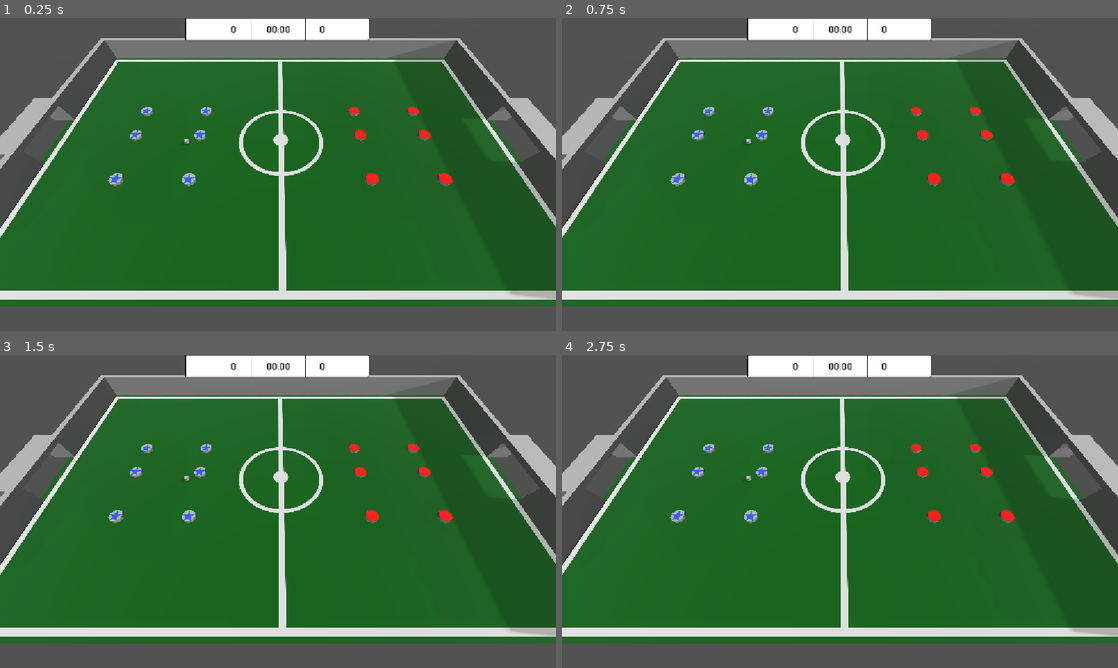
Above: before the commit, frames 1-4 (two rows, left to right).
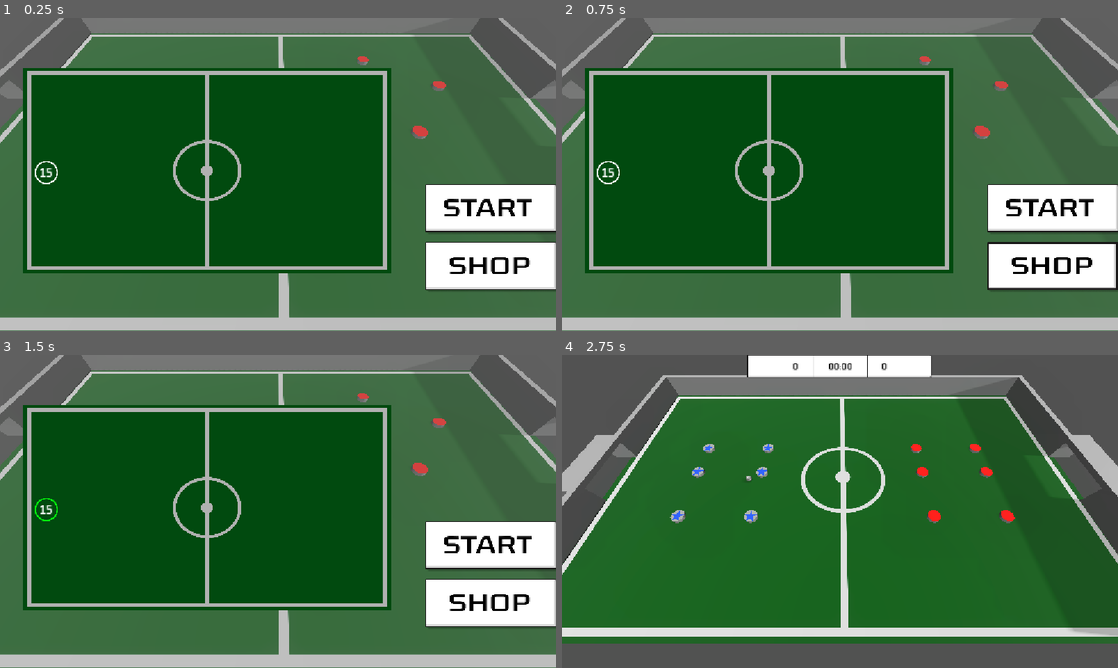
Above: after the commit, the same moments.

Repository: NevenIlincic/Disky_Football
Game: Godot game, scene res://Scenes/Menus/Menu_Scene.tscn
The game is run twice, just before and just after one commit, with the same random seed, the same clock (stepped at 60 frames per second) and the same inputs. Before the commit the project starts from res://Scenes/Test_Scene.tscn.
Inputs (mouse positions are in pixels of both pictures, inside the frame that each line leads up to):
- Up to frame 1 (0.25 s): no input
- Up to frame 2 (0.75 s): click (1056, 268) at 0.52 s
- Up to frame 3 (1.5 s): click (44, 508) at 1.27 s
- Up to frame 4 (2.75 s): click (1056, 545) at 2.02 s

The runs differ from the first frame. In frame 1, 92% of the frame differs, in the area x 0-100%, y 0-100%; in frame 2, 92%; in frame 3, 92%; in frame 4, nothing differs.

Commit message:
[ADD] Main menu

Diff:
--- /dev/null
+++ b/Scenes/Level_Selection_Button/Level_Selection_Button.tscn
@@ -0,0 +1,24 @@
+[gd_scene format=3 uid="uid://c50ttf4dwnk5i"]
+
+[ext_resource type="Texture2D" uid="uid://droocj2ieyj6m" path="res://Sprites/Level_Spot/Level_Spot_Enabled.png" id="1_eq0g1"]
+[ext_resource type="Texture2D" uid="uid://csvfojstjb6f6" path="res://Sprites/Level_Spot/Level_Spot_Pressed.png" id="2_663p4"]
+[ext_resource type="Texture2D" uid="uid://cc6lt0bitkwt" path="res://Sprites/Level_Spot/Level_Spot_Hovered.png" id="2_n0uc7"]
+
+[node name="LevelSelectionButton" type="Node2D" unique_id=783150541]
+
+[node name="TextureButton" type="TextureButton" parent="." unique_id=31489568]
+offset_right = 48.0
+offset_bottom = 48.0
+texture_normal = ExtResource("1_eq0g1")
+texture_pressed = ExtResource("2_663p4")
+texture_hover = ExtResource("2_n0uc7")
+ignore_texture_size = true
+stretch_mode = 0
+
+[node name="Level_Number" type="Label" parent="." unique_id=151643344]
+offset_right = 48.0
+offset_bottom = 48.0
+theme_override_font_sizes/font_size = 24
+text = "15"
+horizontal_alignment = 1
+vertical_alignment = 1
--- /dev/null
+++ b/Scenes/Menus/Menu_Scene.tscn
@@ -0,0 +1,359 @@
+[gd_scene format=3 uid="uid://ccs2kesfln08v"]
+
+[ext_resource type="Script" uid="uid://bwpmgrxdicq3g" path="res://Scenes/Menus/menu_scene.gd" id="1_i8opw"]
+[ext_resource type="PackedScene" uid="uid://duc7fboo8raui" path="res://Scenes/Ball/Ball.tscn" id="2_7nl4j"]
+[ext_resource type="PackedScene" uid="uid://d1w5ccem33kle" path="res://Scenes/Player/Player.tscn" id="3_ntokn"]
+[ext_resource type="Texture2D" uid="uid://c0rua6goc4v3e" path="res://Sprites/Football_Field (5).png" id="4_26fja"]
+[ext_resource type="Texture2D" uid="uid://bm16mthdqyvdl" path="res://Sprites/Effects/alpha/circle_04_a.png" id="5_23287"]
+[ext_resource type="PackedScene" uid="uid://drhkcd78218ty" path="res://Scenes/Enemy/Enemy.tscn" id="6_0s8ga"]
+[ext_resource type="PackedScene" uid="uid://cctmr66sccguo" path="res://Scenes/Goal/Goal.tscn" id="7_i8opw"]
+[ext_resource type="Texture2D" uid="uid://dc4d7tqgmc5rw" path="res://Sprites/Buttons/Start_Button/Start_Button_Enabled.png" id="7_ntokn"]
+[ext_resource type="Texture2D" uid="uid://8yh80csuric" path="res://Sprites/Buttons/Start_Button/Start_Button_Pressed.png" id="8_26fja"]
+[ext_resource type="Texture2D" uid="uid://bbe0iy2vjxxlp" path="res://Sprites/Buttons/Start_Button/Start_Button_Hovered.png" id="9_23287"]
+[ext_resource type="Texture2D" uid="uid://dve6yuggeuxb2" path="res://Sprites/Buttons/Shop_Button/Shop_Button_Enabled.png" id="10_0s8ga"]
+[ext_resource type="Texture2D" uid="uid://dn8k2u4g6y16a" path="res://Sprites/Buttons/Shop_Button/Shop_Button_Pressed.png" id="11_i8opw"]
+[ext_resource type="Texture2D" uid="uid://bndr5vrayev4h" path="res://Sprites/Buttons/Shop_Button/Shop_Button_Hovered.png" id="12_yfte3"]
+[ext_resource type="PackedScene" uid="uid://c50ttf4dwnk5i" path="res://Scenes/Level_Selection_Button/Level_Selection_Button.tscn" id="14_yfte3"]
+
+[sub_resource type="Environment" id="Environment_yfte3"]
+background_mode = 3
+background_energy_multiplier = 0.0
+glow_enabled = true
+glow_intensity = 2.18
+glow_bloom = 0.06
+
+[sub_resource type="PhysicsMaterial" id="PhysicsMaterial_m3ujb"]
+rough = true
+
+[sub_resource type="WorldBoundaryShape3D" id="WorldBoundaryShape3D_8hk6q"]
+
+[sub_resource type="StandardMaterial3D" id="StandardMaterial3D_h54ih"]
+albedo_texture = ExtResource("4_26fja")
+texture_filter = 1
+
+[sub_resource type="PlaneMesh" id="PlaneMesh_vu58q"]
+material = SubResource("StandardMaterial3D_h54ih")
+size = Vector2(80, 50)
+
+[sub_resource type="BoxMesh" id="BoxMesh_l6l0r"]
+size = Vector3(80.23, 5, 1)
+
+[sub_resource type="BoxShape3D" id="BoxShape3D_jg06a"]
+size = Vector3(80, 25, 1)
+
+[sub_resource type="StandardMaterial3D" id="StandardMaterial3D_mwjvy"]
+transparency = 1
+albedo_color = Color(1, 1, 0, 0.25490198)
+
+[sub_resource type="BoxMesh" id="BoxMesh_sp3pi"]
+material = SubResource("StandardMaterial3D_mwjvy")
+size = Vector3(80, 5, 1)
+
+[sub_resource type="BoxShape3D" id="BoxShape3D_i3d3d"]
+size = Vector3(80, 25.935669, 1)
+
+[sub_resource type="BoxShape3D" id="BoxShape3D_tingw"]
+size = Vector3(80, 1, 60)
+
+[sub_resource type="BoxMesh" id="BoxMesh_eertt"]
+size = Vector3(1, 5, 19)
+
+[sub_resource type="BoxShape3D" id="BoxShape3D_uqma0"]
+size = Vector3(1, 20, 18)
+
+[sub_resource type="BoxMesh" id="BoxMesh_13mm0"]
+size = Vector3(1, 5, 19.5)
+
+[sub_resource type="BoxShape3D" id="BoxShape3D_wowol"]
+size = Vector3(1, 20, 19)
+
+[sub_resource type="BoxMesh" id="BoxMesh_m1a5n"]
+size = Vector3(1, 5, 19)
+
+[sub_resource type="BoxShape3D" id="BoxShape3D_mno33"]
+size = Vector3(1, 20, 18)
+
+[sub_resource type="BoxMesh" id="BoxMesh_ueue5"]
+size = Vector3(1, 5, 19.5)
+
+[sub_resource type="BoxShape3D" id="BoxShape3D_ejx5d"]
+size = Vector3(1, 20, 19)
+
+[sub_resource type="Curve" id="Curve_il16n"]
+_data = [Vector2(0.06451613, 1), 0.0, 0.0, 0, 0, Vector2(1, 0), 0.0, 0.0, 0, 0]
+point_count = 2
+
+[sub_resource type="CurveTexture" id="CurveTexture_0wwvh"]
+curve = SubResource("Curve_il16n")
+
+[sub_resource type="Gradient" id="Gradient_qn25q"]
+colors = PackedColorArray(1, 0, 0, 1, 1, 1, 0.2509804, 1)
+
+[sub_resource type="GradientTexture1D" id="GradientTexture1D_7una7"]
+gradient = SubResource("Gradient_qn25q")
+
+[sub_resource type="Curve" id="Curve_bohc2"]
+_limits = [0.0, 20.0, 0.0, 1.0]
+_data = [Vector2(0, 0), 0.0, 0.0, 0, 0, Vector2(1, 20), 0.0, 0.0, 0, 0]
+point_count = 2
+
+[sub_resource type="CurveTexture" id="CurveTexture_dvlam"]
+curve = SubResource("Curve_bohc2")
+
+[sub_resource type="ParticleProcessMaterial" id="ParticleProcessMaterial_powv0"]
+gravity = Vector3(0, 0, 0)
+scale_curve = SubResource("CurveTexture_dvlam")
+color_ramp = SubResource("GradientTexture1D_7una7")
+alpha_curve = SubResource("CurveTexture_0wwvh")
+
+[sub_resource type="StandardMaterial3D" id="StandardMaterial3D_jjc5n"]
+transparency = 1
+vertex_color_use_as_albedo = true
+albedo_texture = ExtResource("5_23287")
+
+[sub_resource type="QuadMesh" id="QuadMesh_015ep"]
+material = SubResource("StandardMaterial3D_jjc5n")
+orientation = 1
+
+[node name="MenuScene" type="Node3D" unique_id=175652418]
+script = ExtResource("1_i8opw")
+
+[node name="Camera3D" type="Camera3D" parent="." unique_id=1798199188]
+transform = Transform3D(1, 0, 0, 0, 0.5029197, 0.8643332, 0, -0.8643332, 0.5029197, -0.5304804, 21.78799, 21.533604)
+
+[node name="WorldEnvironment" type="WorldEnvironment" parent="." unique_id=102479714]
+environment = SubResource("Environment_yfte3")
+
+[node name="Field" type="Node3D" parent="." unique_id=1300947968]
+
+[node name="Ball" parent="Field" unique_id=1734501864 instance=ExtResource("2_7nl4j")]
+transform = Transform3D(1, 0, 0, 0, 1, 0, 0, 0, 1, 1.9993095, 0.5592249, 4.0355825)
+
+[node name="Player2" parent="Field" unique_id=1368321486 instance=ExtResource("3_ntokn")]
+transform = Transform3D(1, 0, 0, 0, 1, 0, 0, 0, 1, 6.3827057, 0.25, -0.3622365)
+
+[node name="Player" parent="Field" unique_id=2059386015 instance=ExtResource("3_ntokn")]
+transform = Transform3D(1, 0, 0, 0, 1, 0, 0, 0, 1, 9.407911, 0.25, -2.0692425)
+
+[node name="Floor" type="StaticBody3D" parent="Field" unique_id=270385094]
+input_ray_pickable = false
+physics_material_override = SubResource("PhysicsMaterial_m3ujb")
+
+[node name="CollisionShape3D" type="CollisionShape3D" parent="Field/Floor" unique_id=555415608]
+shape = SubResource("WorldBoundaryShape3D_8hk6q")
+
+[node name="MeshInstance3D" type="MeshInstance3D" parent="Field/Floor" unique_id=657930420]
+mesh = SubResource("PlaneMesh_vu58q")
+
+[node name="Wall" type="StaticBody3D" parent="Field" unique_id=668480796]
+transform = Transform3D(1, 0, 0, 0, 1, 0, 0, 0, 1, 0, 5, -18.072708)
+input_ray_pickable = false
+
+[node name="MeshInstance3D" type="MeshInstance3D" parent="Field/Wall" unique_id=485419328]
+transform = Transform3D(1, 0, 0, 0, 1, 0, 0, 0, 1, 0, -3.38, -7.44)
+mesh = SubResource("BoxMesh_l6l0r")
+
+[node name="CollisionShape3D" type="CollisionShape3D" parent="Field/Wall" unique_id=792906079]
+transform = Transform3D(1, 0, 0, 0, 1, 0, 0, 0, 1, 0, 6, -6.9647083)
+shape = SubResource("BoxShape3D_jg06a")
+
+[node name="Wall_2" type="StaticBody3D" parent="Field" unique_id=775568208]
+transform = Transform3D(1, 0, 0, 0, 1, 0, 0, 0, 1, 0, 5.578038, 11.152648)
+input_ray_pickable = false
+
+[node name="MeshInstance3D" type="MeshInstance3D" parent="Field/Wall_2" unique_id=1663119733]
+transform = Transform3D(1, 0, 0, 0, 1, 0, 0, 0, 1, 0, -2.9632673, 13.670426)
+visible = false
+mesh = SubResource("BoxMesh_sp3pi")
+
+[node name="CollisionShape3D" type="CollisionShape3D" parent="Field/Wall_2" unique_id=1551570255]
+transform = Transform3D(1, 0, 0, 0, 1, 0, 0, 0, 1, 0, 5.4678345, 12.55129)
+shape = SubResource("BoxShape3D_i3d3d")
+
+[node name="Ceiling" type="StaticBody3D" parent="Field" unique_id=1733637786]
+transform = Transform3D(1, 0, 0, 0, 1, 0, 0, 0, 1, 0, 19.23407, 0)
+input_ray_pickable = false
+
+[node name="CollisionShape3D" type="CollisionShape3D" parent="Field/Ceiling" unique_id=1096896115]
+shape = SubResource("BoxShape3D_tingw")
+
+[node name="Vertical_Wall_1" type="StaticBody3D" parent="Field" unique_id=1674138574]
+transform = Transform3D(1, 0, 0, 0, 1, 0, 0, 0, 1, 40.613, 0, 0)
+input_ray_pickable = false
+
+[node name="MeshInstance3D" type="MeshInstance3D" parent="Field/Vertical_Wall_1" unique_id=508284203]
+transform = Transform3D(1, 0, 0, 0, 1, 0, 0, 0, 1, -1, 1.62, 15.523)
+mesh = SubResource("BoxMesh_eertt")
+
+[node name="Closer_Collision_Box" type="CollisionShape3D" parent="Field/Vertical_Wall_1" unique_id=778586201]
+transform = Transform3D(1, 0, 0, 0, 1, 0, 0, 0, 1, -1, 9.403, 15)
+shape = SubResource("BoxShape3D_uqma0")
+
+[node name="MeshInstance3D2" type="MeshInstance3D" parent="Field/Vertical_Wall_1" unique_id=165495073]
+transform = Transform3D(1, 0, 0, 0, 1, 0, 0, 0, 1, -1, 1.62, -15.376)
+mesh = SubResource("BoxMesh_13mm0")
+
+[node name="Further_Collision_Box" type="CollisionShape3D" parent="Field/Vertical_Wall_1" unique_id=290441677]
+transform = Transform3D(1, 0, 0, 0, 1, 0, 0, 0, 1, -1, 9.403, -15.374)
+shape = SubResource("BoxShape3D_wowol")
+
+[node name="Vertical_Wall_2" type="StaticBody3D" parent="Field" unique_id=1465145402]
+transform = Transform3D(1, 0, 0, 0, 1, 0, 0, 0, 1, -40.61259, 0, 0)
+input_ray_pickable = false
+
+[node name="Left_Wall" type="MeshInstance3D" parent="Field/Vertical_Wall_2" unique_id=1386857888]
+transform = Transform3D(1, 0, 0, 0, 1, 0, 0, 0, 1, 1, 1.62, 15.523)
+mesh = SubResource("BoxMesh_m1a5n")
+
+[node name="Closer_Collision_Box" type="CollisionShape3D" parent="Field/Vertical_Wall_2" unique_id=1931367141]
+transform = Transform3D(1, 0, 0, 0, 1, 0, 0, 0, 1, 1, 9.403, 15)
+shape = SubResource("BoxShape3D_mno33")
+
+[node name="Right_Wall" type="MeshInstance3D" parent="Field/Vertical_Wall_2" unique_id=1913715452]
+transform = Transform3D(1, 0, 0, 0, 1, 0, 0, 0, 1, 1, 1.62, -15.376)
+mesh = SubResource("BoxMesh_ueue5")
+
+[node name="Further_Collision_Box" type="CollisionShape3D" parent="Field/Vertical_Wall_2" unique_id=1433254242]
+transform = Transform3D(1, 0, 0, 0, 1, 0, 0, 0, 1, 1, 9.403, -15.373857)
+shape = SubResource("BoxShape3D_ejx5d")
+
+[node name="Wave_Effect" type="GPUParticles3D" parent="Field" unique_id=457218908]
+transform = Transform3D(1, 0, 0, 0, 1, 0, 0, 0, 1, 0, 3.4084432, -0.71547604)
+emitting = false
+amount = 1
+lifetime = 0.5
+one_shot = true
+speed_scale = 2.0
+process_material = SubResource("ParticleProcessMaterial_powv0")
+draw_pass_1 = SubResource("QuadMesh_015ep")
+
+[node name="Enemy" parent="Field" unique_id=594854611 instance=ExtResource("6_0s8ga")]
+transform = Transform3D(1, 0, 0, 0, 1, 0, 0, 0, 1, 14.792366, 0.25000095, -14.882816)
+
+[node name="Enemy2" parent="Field" unique_id=1105378845 instance=ExtResource("6_0s8ga")]
+transform = Transform3D(1, 0, 0, 0, 1, 0, 0, 0, 1, -6.6036835, 0.25, 7.0285044)
+
+[node name="Player3" parent="Field" unique_id=94752579 instance=ExtResource("3_ntokn")]
+transform = Transform3D(1, 0, 0, 0, 1, 0, 0, 0, 1, -8.391686, 0.25, -10.641853)
+
+[node name="Player5" parent="Field" unique_id=1250041969 instance=ExtResource("3_ntokn")]
+transform = Transform3D(1, 0, 0, 0, 1, 0, 0, 0, 1, -17.932785, 0.25, 14.114393)
+
+[node name="Player7" parent="Field" unique_id=1601754167 instance=ExtResource("3_ntokn")]
+transform = Transform3D(1, 0, 0, 0, 1, 0, 0, 0, 1, -2.6495457, 0.25, -7.0221105)
+
+[node name="Player8" parent="Field" unique_id=62712412 instance=ExtResource("3_ntokn")]
+transform = Transform3D(1, 0, 0, 0, 1, 0, 0, 0, 1, -11.041312, 0.25, 0.1139822)
+
+[node name="Enemy3" parent="Field" unique_id=983679673 instance=ExtResource("6_0s8ga")]
+transform = Transform3D(1, 0, 0, 0, 1, 0, 0, 0, 1, 25.702248, 0.25000095, -7.8006506)
+
+[node name="Enemy4" parent="Field" unique_id=1159949723 instance=ExtResource("6_0s8ga")]
+transform = Transform3D(1, 0, 0, 0, 1, 0, 0, 0, 1, -17.926107, 0.25, 7.0285044)
+
+[node name="Enemy5" parent="Field" unique_id=121353253 instance=ExtResource("6_0s8ga")]
+transform = Transform3D(1, 0, 0, 0, 1, 0, 0, 0, 1, 19.10329, 0.25000095, 2.18999)
+
+[node name="Enemy6" parent="Field" unique_id=1849621428 instance=ExtResource("6_0s8ga")]
+transform = Transform3D(1, 0, 0, 0, 1, 0, 0, 0, 1, 3.5326462, 0.25, 15.456355)
+
+[node name="Ball_Spawn_Position" type="Marker3D" parent="Field" unique_id=2088304343]
+transform = Transform3D(1, 0, 0, 0, 1, 0, 0, 0, 1, 0, 0.72427344, 0)
+
+[node name="My_Goal" parent="Field" unique_id=455571177 instance=ExtResource("7_i8opw")]
+transform = Transform3D(-1.7484555e-07, 0, 4, 0, 4, 0, -4, 0, -1.7484555e-07, -41.11, -1.077, 0.085)
+
+[node name="Enemy_Goal" parent="Field" unique_id=1593055943 instance=ExtResource("7_i8opw")]
+transform = Transform3D(-1.7484555e-07, 0, -4, 0, 4, 0, 4, 0, -1.7484555e-07, 41.11, -1.077, 0.085)
+goal_owner = 1
+
+[node name="DirectionalLight3D" type="DirectionalLight3D" parent="." unique_id=1225305176]
+transform = Transform3D(1, 0, 0, 0, 0.36029094, 0.93284, 0, -0.93284, 0.36029094, -4.3613186, 12.102816, 7.406451)
+sky_mode = 1
+
+[node name="DirectionalLight3D2" type="DirectionalLight3D" parent="." unique_id=1983731774]
+transform = Transform3D(0.08901034, -0.28847453, 0.95334136, 0.026817283, 0.9574876, 0.2872253, -0.9956696, -1.3998996e-10, 0.0929624, 39.462456, 17.136568, 0)
+light_energy = 0.2
+shadow_enabled = true
+
+[node name="DirectionalLight3D3" type="DirectionalLight3D" parent="." unique_id=300846058]
+transform = Transform3D(-0.05663065, 0.7930336, -0.60653996, -0.0737223, -0.60917795, -0.78959954, -0.9956696, -1.8557891e-09, 0.09296241, -52.470604, 17.136568, 0)
+light_energy = 0.2
+
+[node name="HUD" type="CanvasLayer" parent="." unique_id=216586337]
+
+[node name="Background" type="ColorRect" parent="HUD" unique_id=1710044390]
+anchors_preset = 15
+anchor_right = 1.0
+anchor_bottom = 1.0
+offset_right = 168.0
+offset_bottom = 16.0
+grow_horizontal = 2
+grow_vertical = 2
+mouse_filter = 2
+color = Color(0.4862745, 0.4862745, 0.4862745, 0.3254902)
+
+[node name="Control" type="Control" parent="HUD" unique_id=48027694]
+layout_mode = 3
+anchors_preset = 15
+anchor_right = 1.0
+anchor_bottom = 1.0
+grow_horizontal = 2
+grow_vertical = 2
+
+[node name="Buttons_Control" type="Control" parent="HUD/Control" unique_id=1990418224]
+layout_mode = 1
+anchors_preset = 3
+anchor_left = 1.0
+anchor_top = 1.0
+anchor_right = 1.0
+anchor_bottom = 1.0
+offset_left = -128.0
+offset_top = -112.0
+offset_right = -88.0
+offset_bottom = -72.0
+grow_horizontal = 0
+grow_vertical = 0
+
+[node name="Start_Button" type="TextureButton" parent="HUD/Control/Buttons_Control" unique_id=210393261]
+layout_mode = 0
+offset_left = -144.0
+offset_top = -192.0
+offset_right = 136.0
+offset_bottom = -88.0
+texture_normal = ExtResource("7_ntokn")
+texture_pressed = ExtResource("8_26fja")
+texture_hover = ExtResource("9_23287")
+ignore_texture_size = true
+stretch_mode = 0
+
+[node name="Shop_Button" type="TextureButton" parent="HUD/Control/Buttons_Control" unique_id=832999412]
+layout_mode = 0
+offset_left = -144.0
+offset_top = -72.0
+offset_right = 136.0
+offset_bottom = 32.0
+texture_normal = ExtResource("10_0s8ga")
+texture_pressed = ExtResource("11_i8opw")
+texture_hover = ExtResource("12_yfte3")
+ignore_texture_size = true
+stretch_mode = 0
+
+[node name="Level_Selection_Menu" type="Control" parent="HUD/Control" unique_id=1218758376]
+anchors_preset = 0
+offset_right = 40.0
+offset_bottom = 40.0
+
+[node name="TextureRect" type="TextureRect" parent="HUD/Control/Level_Selection_Menu" unique_id=1272441691]
+layout_mode = 0
+offset_left = 48.0
+offset_top = 104.0
+offset_right = 810.13043
+offset_bottom = 528.0
+texture = ExtResource("4_26fja")
+expand_mode = 1
+
+[node name="LevelSelectionButton" parent="HUD/Control/Level_Selection_Menu" unique_id=1137878850 instance=ExtResource("14_yfte3")]
+position = Vector2(72, 296)
+
+[connection signal="pressed" from="HUD/Control/Buttons_Control/Start_Button" to="." method="_on_start_button_pressed"]
--- /dev/null
+++ b/Scenes/Menus/menu_scene.gd
@@ -0,0 +1,15 @@
+extends Node3D
+
+
+# Called when the node enters the scene tree for the first time.
+func _ready() -> void:
+	pass # Replace with function body.
+
+
+# Called every frame. 'delta' is the elapsed time since the previous frame.
+func _process(delta: float) -> void:
+	pass
+
+
+func _on_start_button_pressed() -> void:
+	get_tree().change_scene_to_file("res://Scenes/Test_Scene.tscn")
--- a/project.godot
+++ b/project.godot
@@ -11,7 +11,7 @@
 [application]
 
 config/name="New Game Project"
-run/main_scene="uid://ctxnm1j4iwp46"
+run/main_scene="uid://ccs2kesfln08v"
 config/features=PackedStringArray("4.7", "GL Compatibility")
 config/icon="res://icon.svg"
 
Not shown, added: Scenes/Menus/menu_scene.gd.uid
Binary file added: Sprites/Buttons/Shop_Button/Shop_Button_Enabled.png
Not shown, added: Sprites/Buttons/Shop_Button/Shop_Button_Enabled.png.import
Binary file added: Sprites/Buttons/Shop_Button/Shop_Button_Hovered.png
Not shown, added: Sprites/Buttons/Shop_Button/Shop_Button_Hovered.png.import
Binary file added: Sprites/Buttons/Shop_Button/Shop_Button_Pressed.png
Not shown, added: Sprites/Buttons/Shop_Button/Shop_Button_Pressed.png.import
Binary file added: Sprites/Buttons/Start_Button/Start_Button_Enabled.png
Not shown, added: Sprites/Buttons/Start_Button/Start_Button_Enabled.png.import
Binary file added: Sprites/Buttons/Start_Button/Start_Button_Hovered.png
Not shown, added: Sprites/Buttons/Start_Button/Start_Button_Hovered.png.import
Binary file added: Sprites/Buttons/Start_Button/Start_Button_Pressed.png
(and 9 more such lines)
